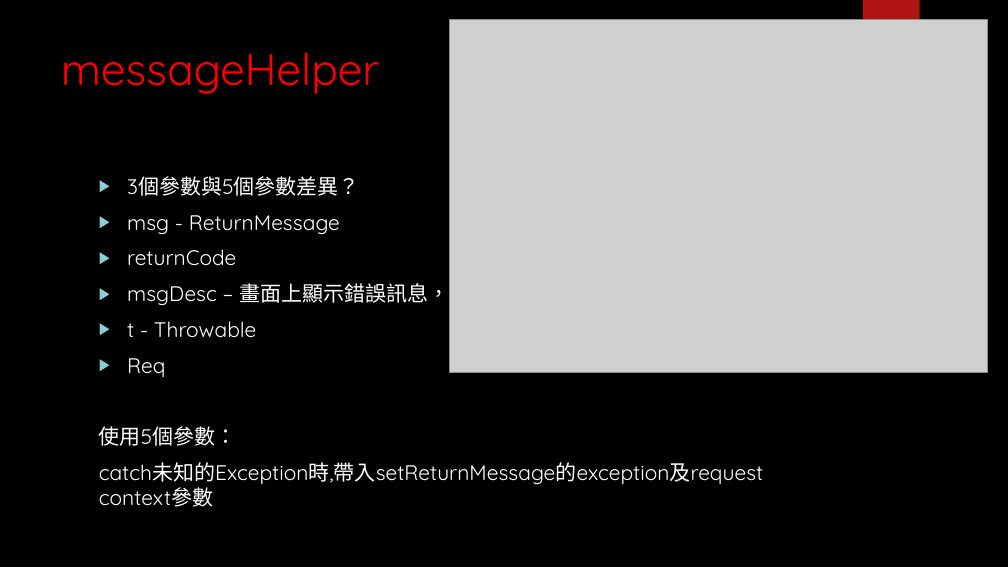
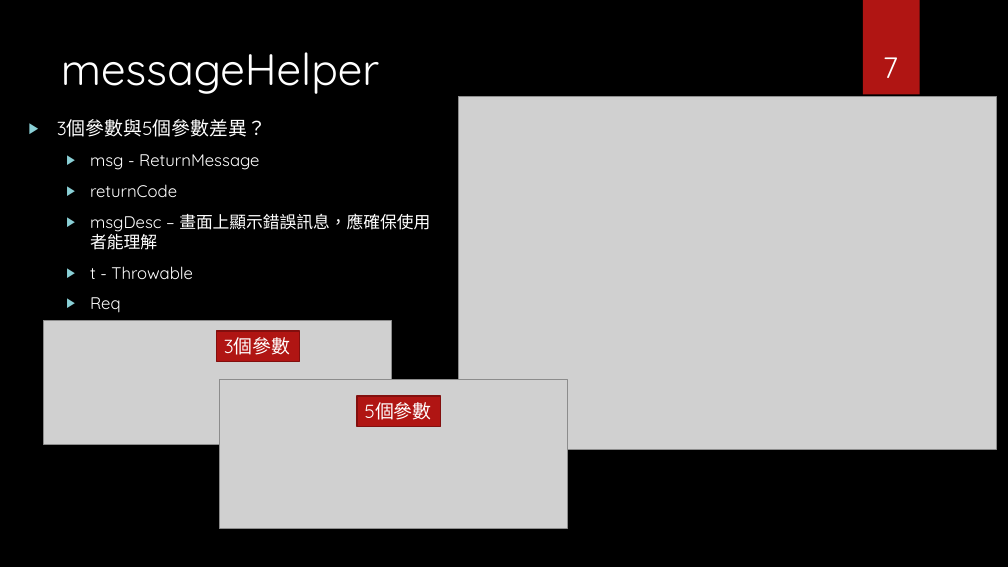
Before and after one commit to Szying/Js_Tools, a slide deck: slide 7 of 補充報告.pptx (slide 5 before the commit). Drawn at 1008x567 pixels with LibreOffice and Linux fonts; fonts in the diff are those of the drawing; grey boxes stand for pictures; background and template pictures are left out. Boxes give left, top, right and bottom in pixels: in the first picture for what was removed or moved away, otherwise in the second. Text is boxed around its words. In the diff, an @@ line names an element or a change of style, - is before the commit and + after.

```diff
--- a/補充報告.pptx
+++ b/補充報告.pptx
@@ title "messageHelper" at [61, 52, 379, 94]: text colour #FF0000 to #FFFFFF @@
@@ page number added at [883, 57, 898, 78], 28 pt, text #FFFFFF @@
+7
@@ text "3個參數與5個參數差異？": place and size @@
-text "3個參數與5個參數差異？" at [99, 176, 763, 507]
+text "3個參數與5個參數差異？" at [57, 119, 430, 313]
@@ text "3個參數與5個參數差異？" at [57, 119, 430, 313]: size 20 to 18 pt in "3個參數與5個參數差異？"; size 20 to 16 pt in "msg - ReturnMessage", "returnCode", "msgDesc – 畫面上顯示錯誤訊息，應確保使用者能理解", "t - Throwable" and 1 more places; list level 1 to 2 in "msg - ReturnMessage"; list level 1 to 2 in "returnCode"; list level 1 to 2 in "msgDesc – 畫面上顯示錯誤訊息，應確保使用者能理解"; list level 1 to 2 in "t - Throwable"; list level 1 to 2 in "Req" @@
@@ picture: place and size @@
-picture at [450, 20, 988, 373]
+picture at [458, 97, 996, 450]
@@ picture added at [43, 321, 391, 445] @@
@@ rectangle added at [216, 331, 299, 361], fill #B01513, outline #82100E 1.5 pt, 18 pt, text #FFFFFF @@
+3個參數
@@ picture added at [219, 380, 567, 529] @@
@@ rectangle added at [358, 396, 441, 426], fill #B01513, outline #82100E 1.5 pt, 18 pt, text #FFFFFF @@
+5個參數
@@ text at [99, 426, 763, 507]: paragraphs removed @@
-使用5個參數：
-catch未知的Exception時,帶入setReturnMessage的exception及request context參數
```
Also in this commit, not shown: 14 other slides changed, 4 slides added, 2 slides removed.
